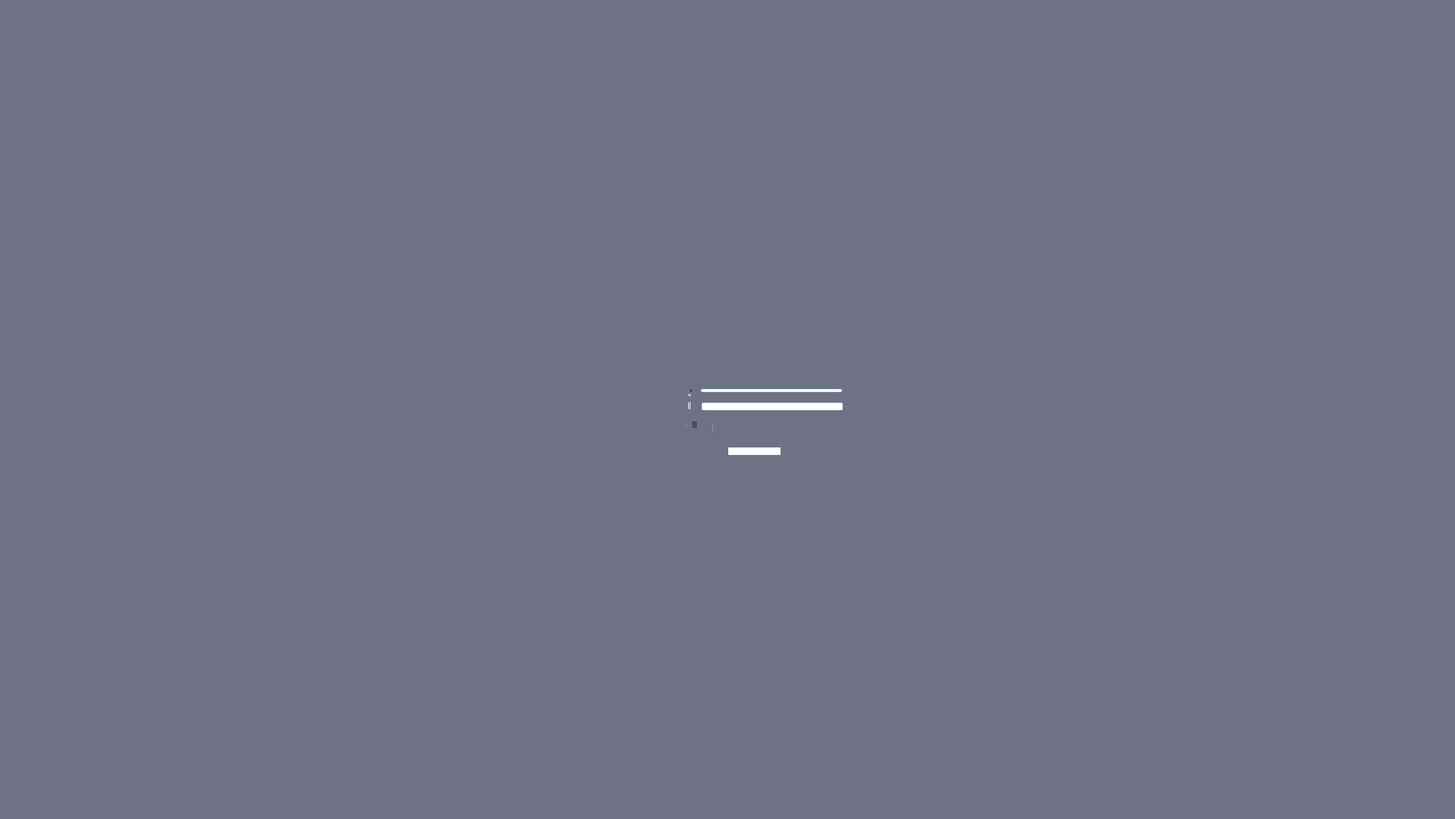
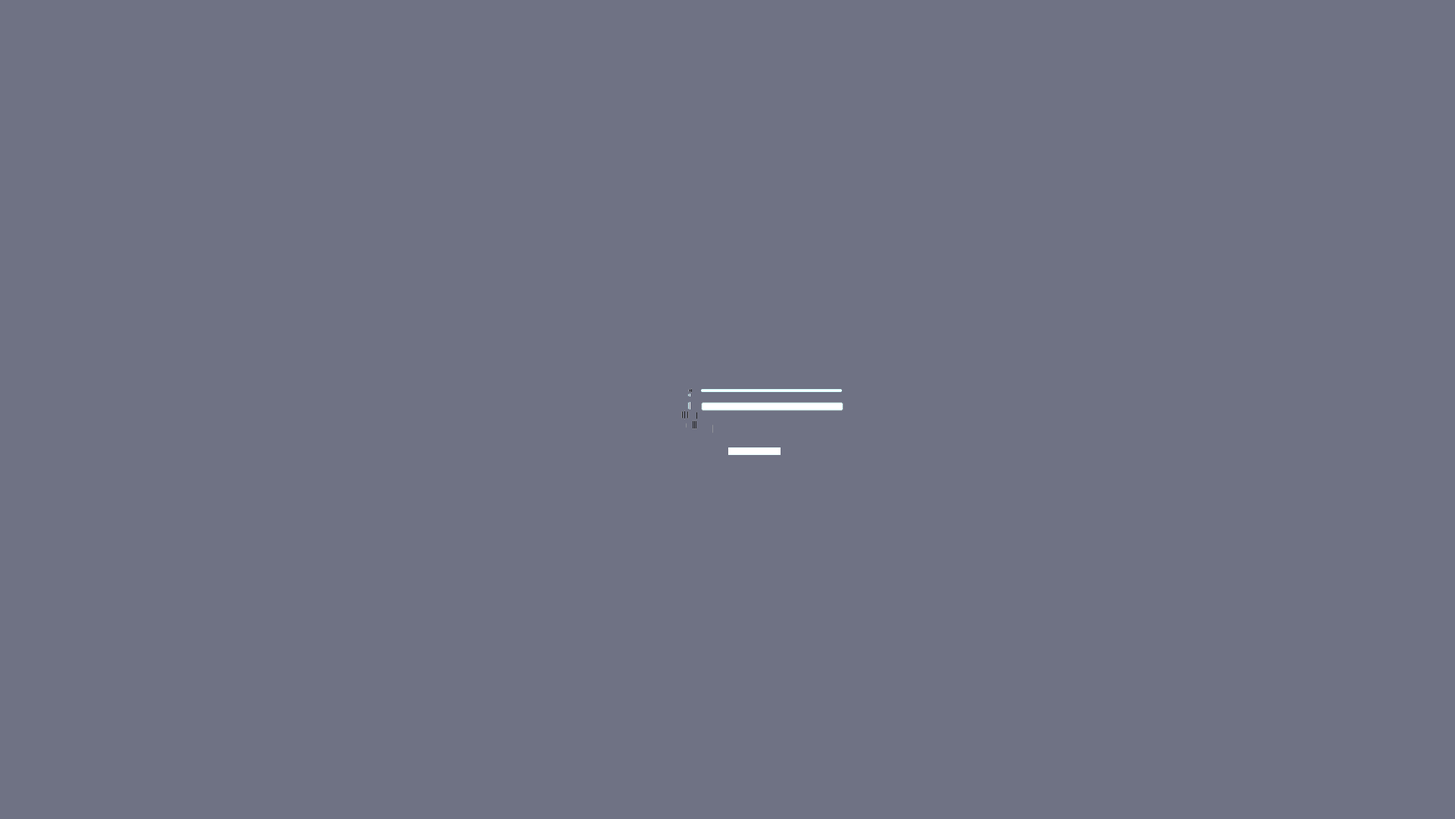
Layers edited between the first and the second 1455 × 819 image:
added layer "ex1L3_bg_capR" above "ex1L3_bg_cap" over left=687, top=410, right=690, bottom=420
added layer "ex1L3_bg_cap" above "ex1L3_bg_capL" over left=696, top=410, right=698, bottom=420
renamed "ex1L3_bg_cap2" to "ex1L3_bg_capL", showed it, painted on it over left=681, top=410, right=683, bottom=420
showed "ex1L3_bg_body" over left=684, top=410, right=686, bottom=420
showed "HP Bar-Border" over left=701, top=401, right=844, bottom=411
